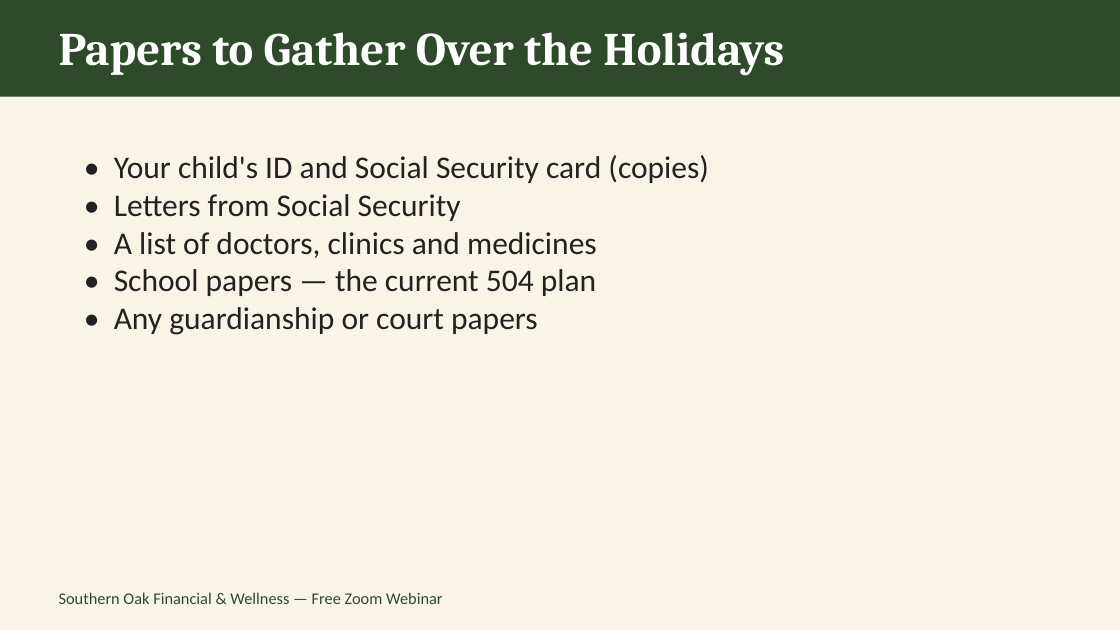
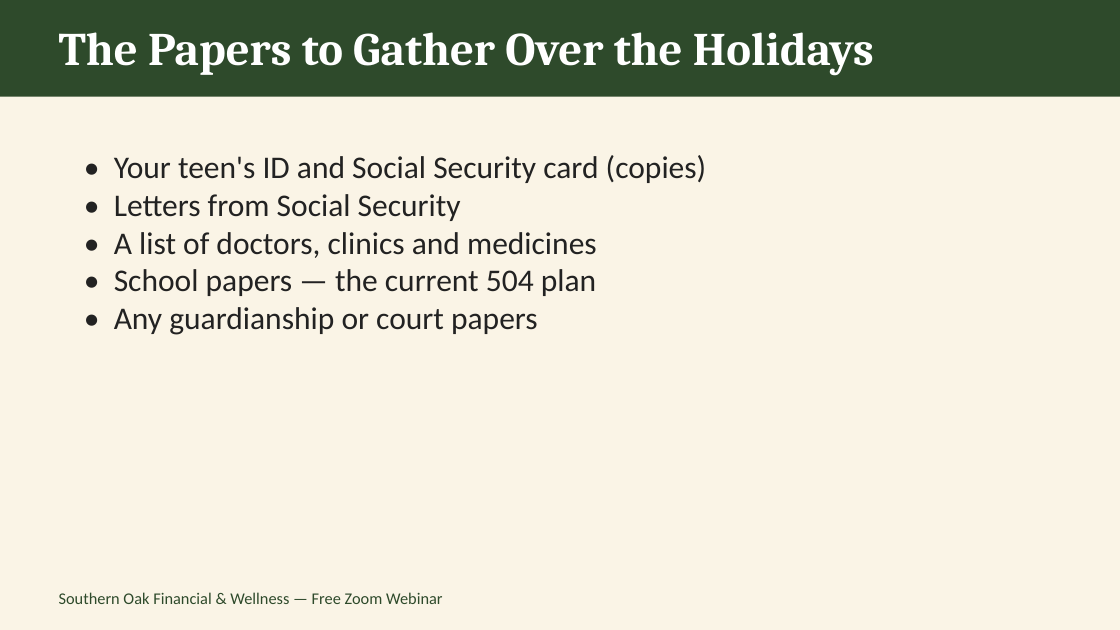
Before and after one commit to southernoakfw-ja/southernoakfw-ja.github.io, a slide deck: slide 9 of assets/Clear-Plan-Webinar-Dec11.pptx (slide 8 before the commit). Drawn at 1120x630 pixels with LibreOffice and Linux fonts; fonts in the diff are those of the drawing. Boxes give left, top, right and bottom in pixels: in the first picture for what was removed or moved away, otherwise in the second. Text is boxed around its words. In the diff, an @@ line names an element or a change of style, - is before the commit and + after.

```diff
--- a/assets/Clear-Plan-Webinar-Dec11.pptx
+++ b/assets/Clear-Plan-Webinar-Dec11.pptx
@@ text at (59,32,874,76): text changed @@
-Papers to Gather Over the Holidays
+The Papers to Gather Over the Holidays
@@ text at (114,155,707,183): text changed @@
-• Your child's ID and Social Security card (copies)
+• Your teen's ID and Social Security card (copies)
```
Also in this commit, not shown: 8 other slides changed, 2 slides added, 2 slides removed, 7 other files.
